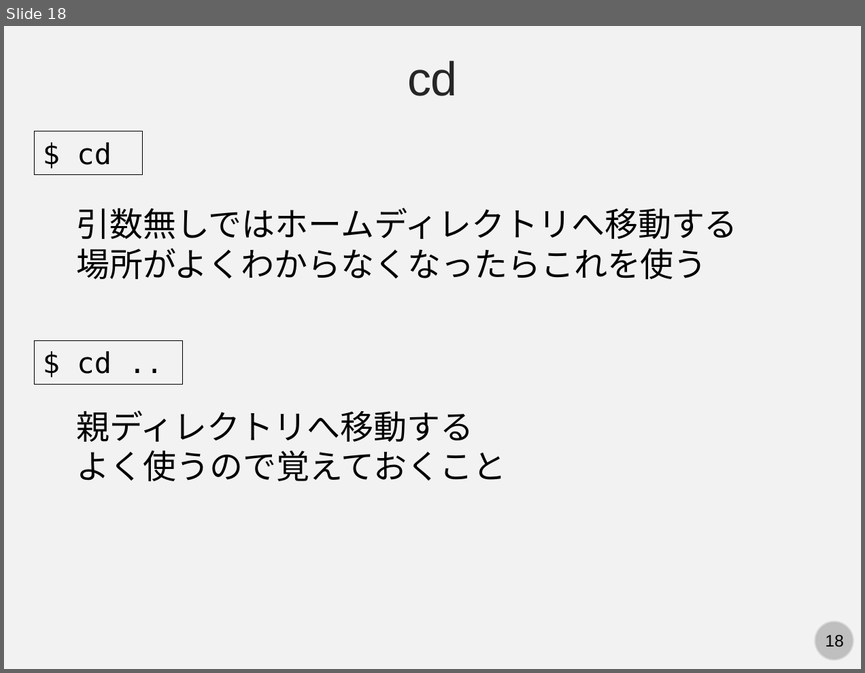
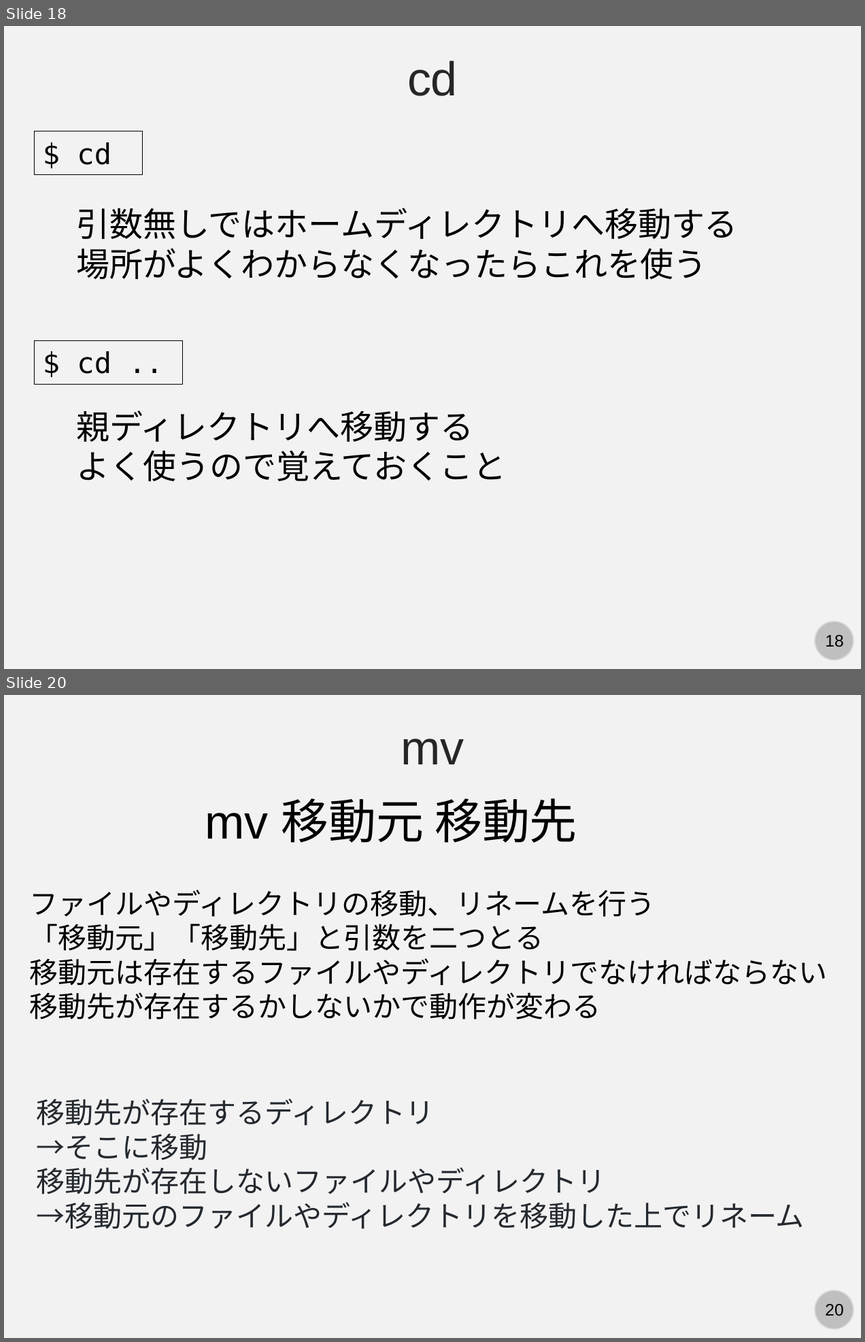
Before and after one commit to kaityo256/github, a slide deck: command/fig/slide.pptx. Shown one above the other, each under a label of ours: slide 18 before the commit, slides 18 and 20 after it; the slides between them are not shown. The pictures are 865x673 and 865x1342 pixels, drawn with LibreOffice and Linux fonts; fonts in the diff are those of the drawing. Boxes give left, top, right and bottom in pixels: in the first picture for what was removed or moved away, otherwise in the second. Text is boxed around its words. In the diff, an @@ line names an element or a change of style, - is before the commit and + after.

```diff
--- a/command/fig/slide.pptx
+++ b/command/fig/slide.pptx
@@ slide 20 added at (4,695,861,1338), background #F2F2F2; not listed: 2 template elements that a slide beside it also shows @@
@@ text added at (400,739,464,764), 40 pt, text #262626 @@
+mv
@@ text added at (205,798,577,843), 40 pt, text #000000 @@
+mv 移動元 移動先
@@ text added at (29,889,827,1019), 24 pt, text #000000 @@
+ファイルやディレクトリの移動、リネームを行う
+「移動元」「移動先」と引数を二つとる
+移動元は存在するファイルやディレクトリでなければならない
+移動先が存在するかしないかで動作が変わる
@@ text added at (36,1098,804,1229), 24 pt, text #24292F @@
+移動先が存在するディレクトリ
+→そこに移動
+移動先が存在しないファイルやディレクトリ
+→移動元のファイルやディレクトリを移動した上でリネーム
```
Also in this commit, not shown: 1 slide changed, 8 other slides added.
